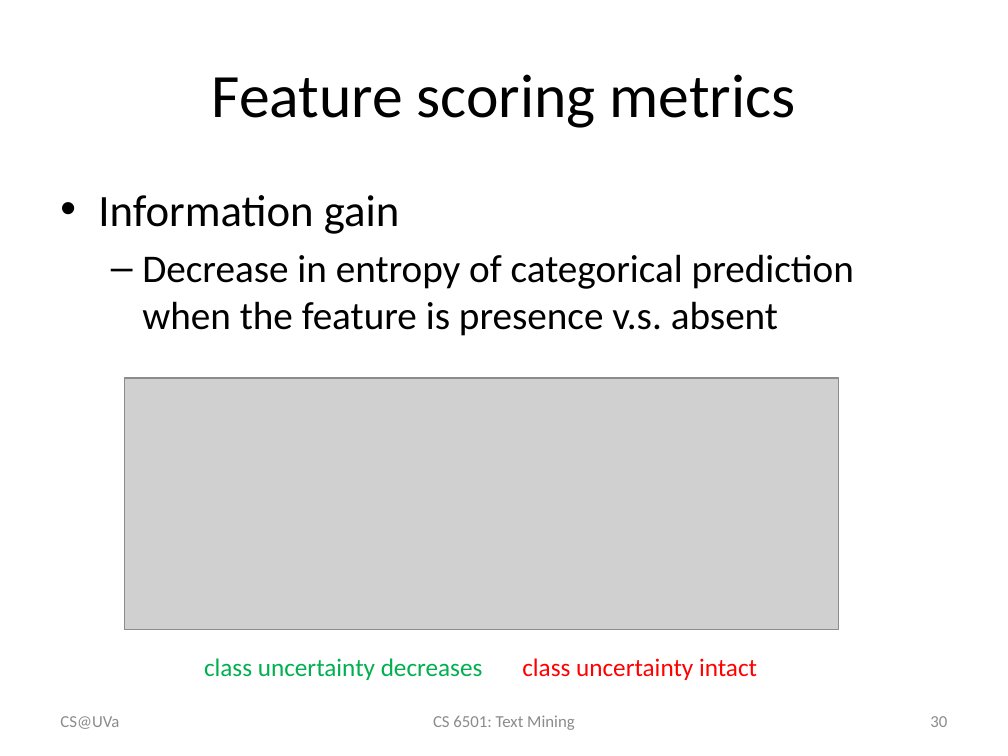
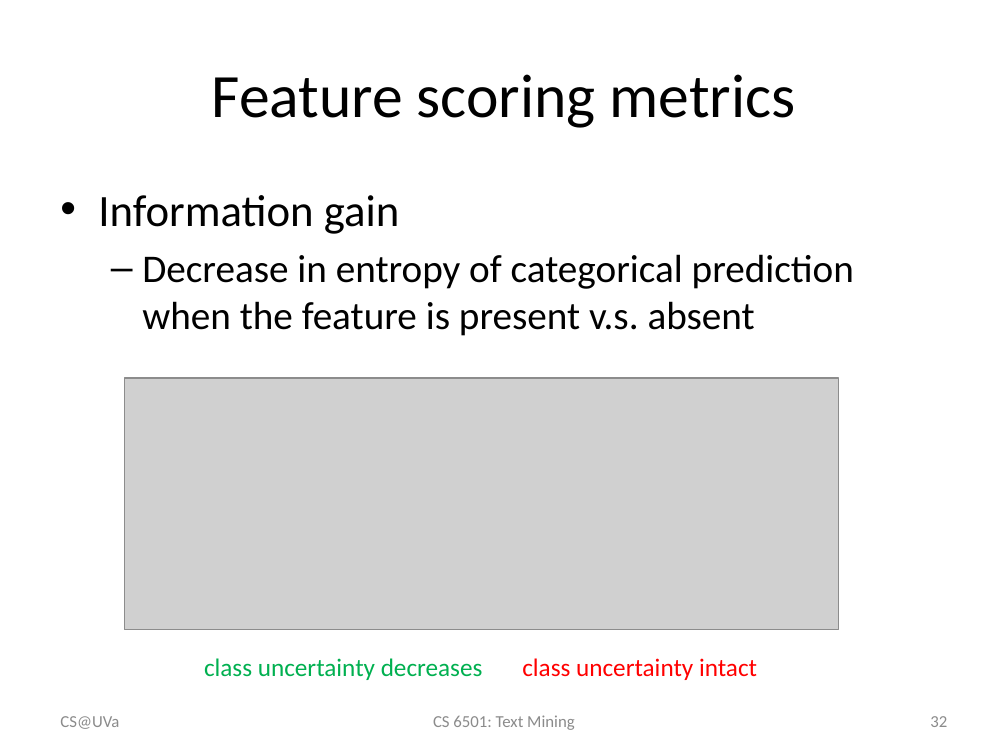
Before and after one commit to wang296/CS6501-Text-Mining, a slide deck: slide 32 of docs/TextCategorization.pptx (slide 30 before the commit). Drawn at 1008x756 pixels with LibreOffice and Linux fonts; fonts in the diff are those of the drawing; grey boxes stand for pictures. Boxes give left, top, right and bottom in pixels: in the first picture for what was removed or moved away, otherwise in the second. Text is boxed around its words. In the diff, an @@ line names an element or a change of style, - is before the commit and + after.

```diff
--- a/docs/TextCategorization.pptx
+++ b/docs/TextCategorization.pptx
@@ text at <box>142,254,854,336</box>: text changed @@
-  – Decrease in entropy of categorical prediction when the feature is presence v.s. absent
+  – Decrease in entropy of categorical prediction when the feature is present v.s. absent
@@ page number at <box>930,716,947,727</box>: text changed @@
-30
+32
```
Also in this commit, not shown: 5 other slides changed, 4 slides added, 1 other file.
